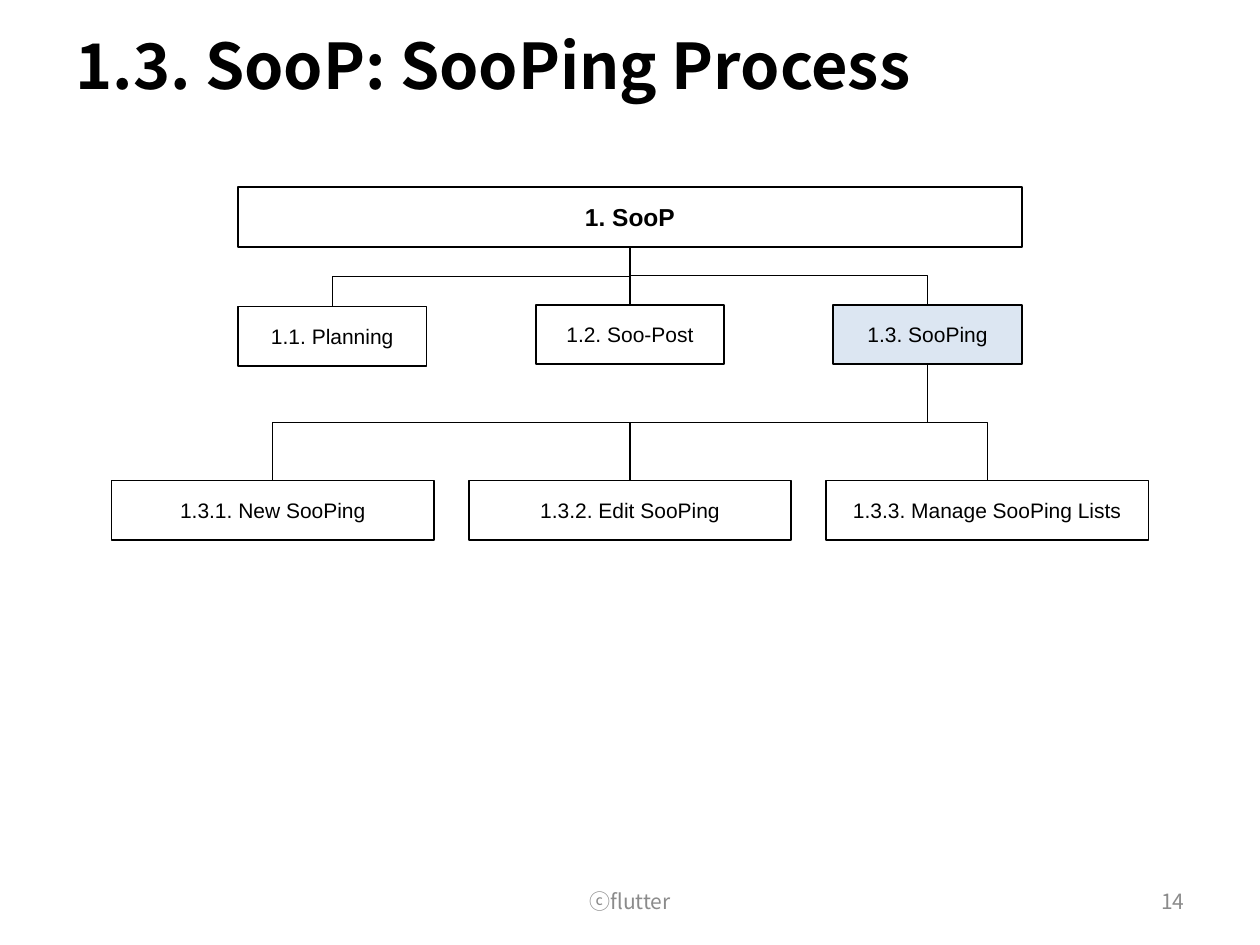
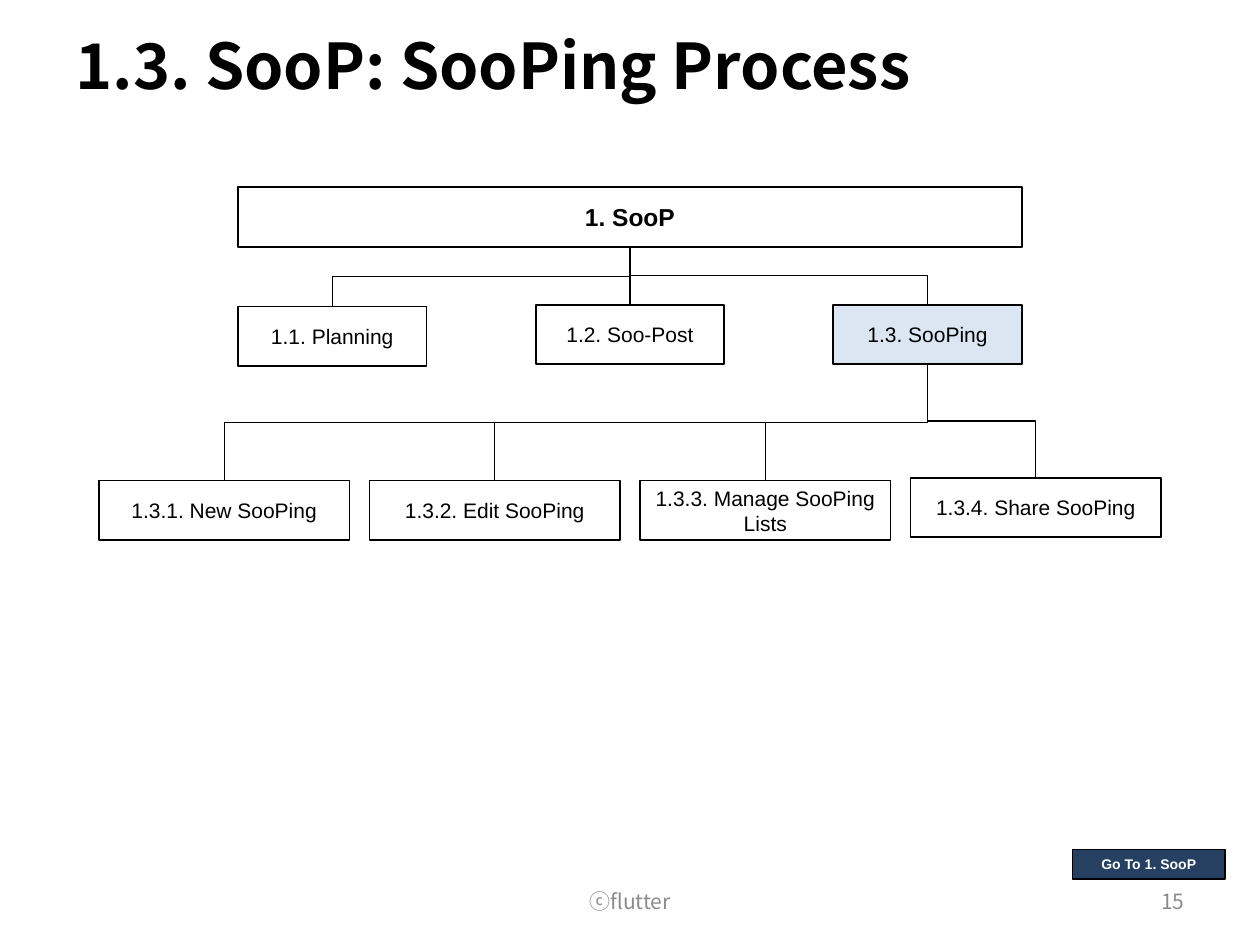
Before and after one commit to wooramc/soop_rep, a slide deck: slide 15 of flutter_process.pptx (slide 14 before the commit). Drawn at 1260x945 pixels with LibreOffice and Linux fonts; fonts in the diff are those of the drawing. Boxes give left, top, right and bottom in pixels: in the first picture for what was removed or moved away, otherwise in the second. Text is boxed around its words. In the diff, an @@ line names an element or a change of style, - is before the commit and + after.

Commit message:
process_hyperlink

```diff
--- a/flutter_process.pptx
+++ b/flutter_process.pptx
@@ elbow line moved from (927, 364) - (273, 480) to (927, 364) - (224, 480) @@
@@ elbow line moved from (927, 364) - (630, 480) to (927, 364) - (495, 480) @@
@@ elbow line moved from (927, 364) - (987, 480) to (927, 364) - (765, 480) @@
@@ elbow line added from (927, 364) to (1036, 478), #000000 0.75 pt @@
@@ rectangle added at (911, 478, 1162, 537), outline #000000 1 pt, 12 pt, text #000000 @@
+1.3.4. Share SooPing
@@ rectangle "1.3.1. New SooPing": place and size @@
-rectangle "1.3.1. New SooPing" at (112, 480, 435, 539)
+rectangle "1.3.1. New SooPing" at (98, 480, 349, 539)
@@ rectangle "1.3.2. Edit SooPing": place and size @@
-rectangle "1.3.2. Edit SooPing" at (469, 480, 791, 539)
+rectangle "1.3.2. Edit SooPing" at (369, 480, 620, 539)
@@ rectangle "1.3.3. Manage SooPing Lists": place and size @@
-rectangle "1.3.3. Manage SooPing Lists" at (827, 480, 1149, 539)
+rectangle "1.3.3. Manage SooPing Lists" at (640, 480, 891, 539)
@@ rectangle added at (1072, 849, 1225, 879), fill #254061, outline #000000 1 pt, 8 pt, text #FFFFFF, bold @@
+Go To 1. SooP
@@ page number at (1161, 893, 1184, 909): text changed @@
-14
+15
```
Also in this commit, not shown: 15 other slides changed, 2 slides added.
